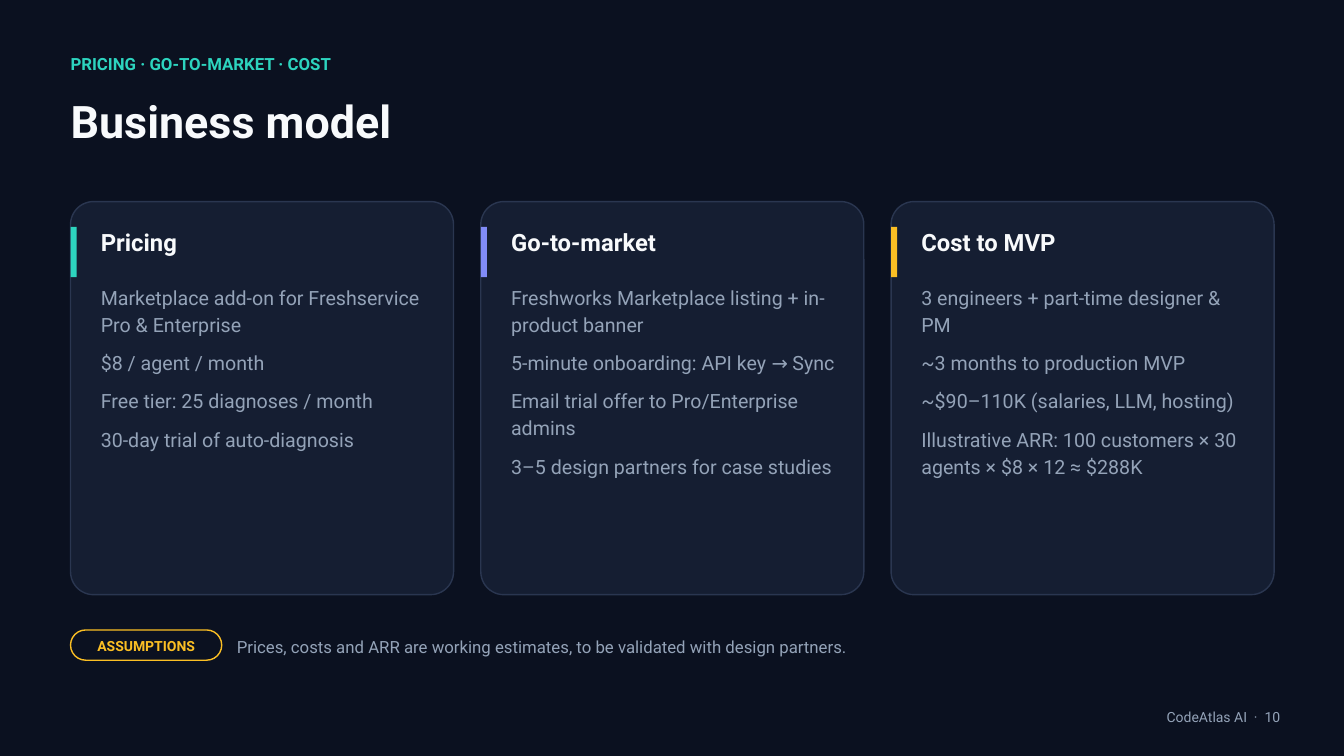
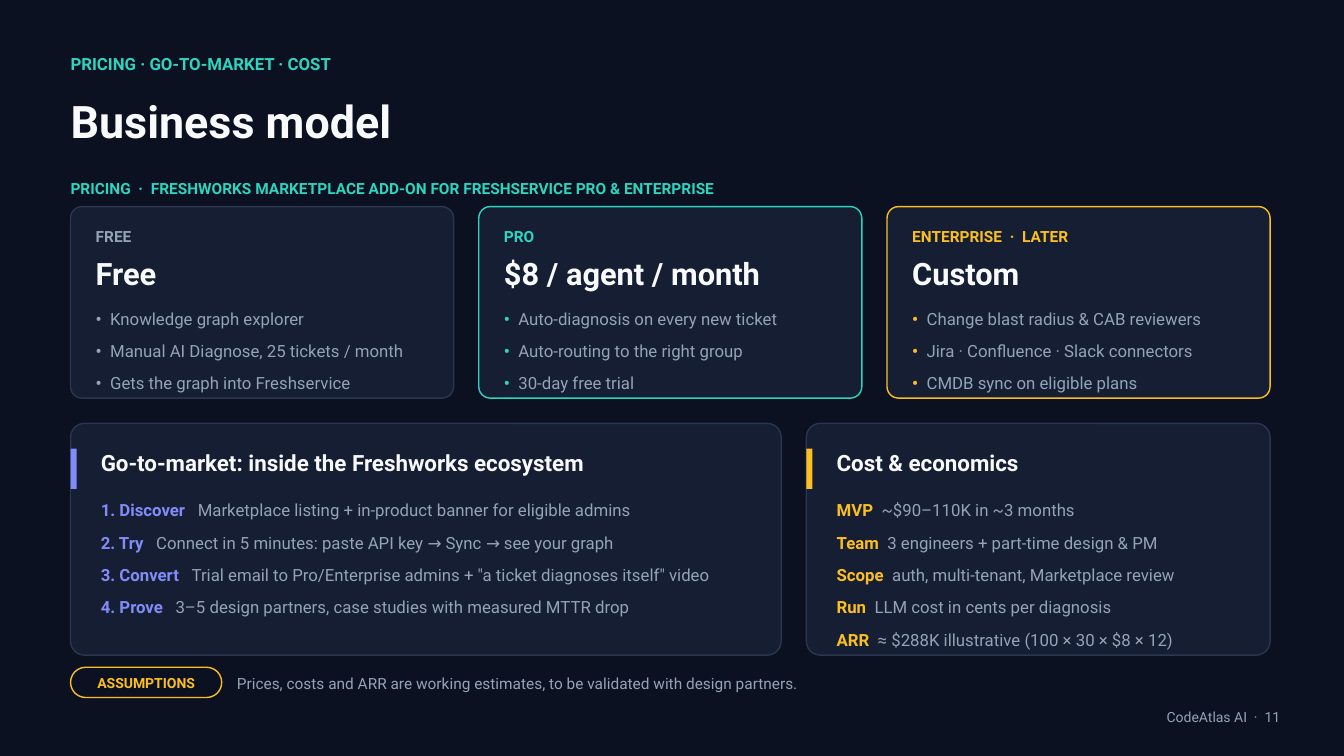
Before and after one commit to pavankumarh14/CodeAtlas-AI, a slide deck: slide 11 of docs/CodeAtlas-AI-Pitch-Deck.pptx (slide 10 before the commit). Drawn at 1344x756 pixels with LibreOffice and Linux fonts; fonts in the diff are those of the drawing. Boxes give left, top, right and bottom in pixels: in the first picture for what was removed or moved away, otherwise in the second. Text is boxed around its words. In the diff, an @@ line names an element or a change of style, - is before the commit and + after.

```diff
--- a/docs/CodeAtlas-AI-Pitch-Deck.pptx
+++ b/docs/CodeAtlas-AI-Pitch-Deck.pptx
@@ rounded rectangle: place and size @@
-rounded rectangle at [71, 202, 454, 595]
+rounded rectangle at [71, 207, 454, 398]
@@ text added at [71, 183, 714, 194], 11 pt, text #2DD4BF, bold @@
+PRICING · FRESHWORKS MARKETPLACE ADD-ON FOR FRESHSERVICE PRO & ENTERPRISE
@@ rounded rectangle added at [479, 207, 862, 398], fill #151E32, outline #2DD4BF 1 pt @@
@@ rounded rectangle removed at [481, 202, 864, 595] @@
@@ rounded rectangle added at [887, 207, 1270, 398], fill #151E32, outline #FBBF24 1 pt @@
@@ rectangle removed at [71, 227, 77, 277] @@
@@ text at [96, 231, 132, 242]: text changed; size 17 to 11 pt; text colour #F8FAFC to #94A3B8 @@
-Pricing
+FREE
@@ text at [504, 231, 534, 242]: text changed; size 17 to 11 pt; text colour #F8FAFC to #2DD4BF @@
-Go-to-market
+PRO
@@ text at [912, 231, 1068, 242]: text changed; size 17 to 11 pt; text colour #F8FAFC to #FBBF24 @@
-Cost to MVP
+ENTERPRISE · LATER
@@ text at [96, 263, 157, 286]: text changed; size 14 to 22 pt; text colour #94A3B8 to #F8FAFC; bold on @@
-Marketplace add-on for Freshservice Pro & Enterprise
-$8 / agent / month
-Free tier: 25 diagnoses / month
-30-day trial of auto-diagnosis
+Free
@@ text added at [504, 259, 760, 292], 22 pt, text #F8FAFC, bold @@
+$8 / agent / month
@@ text added at [912, 262, 1019, 286], 22 pt, text #F8FAFC, bold @@
+Custom
@@ text removed at [921, 290, 1236, 478] @@
-3 engineers + part-time designer & PM
-~3 months to production MVP
-~$90–110K (salaries, LLM, hosting)
-Illustrative ARR: 100 customers × 30 agents × $8 × 12 ≈ $288K
@@ text added at [110, 312, 403, 393], 12 pt, text #94A3B8 @@
+• Knowledge graph explorer
+• Manual AI Diagnose, 25 tickets / month
+• Gets the graph into Freshservice
@@ text added at [518, 312, 777, 393], 12 pt, text #94A3B8 @@
+• Auto-diagnosis on every new ticket
+• Auto-routing to the right group
+• 30-day free trial
@@ text added at [927, 312, 1201, 393], 12 pt, text #94A3B8 @@
+• Change blast radius & CAB reviewers
+• Jira · Confluence · Slack connectors
+• CMDB sync on eligible plans
@@ rectangle: place and size @@
-rectangle at [481, 227, 487, 277]
+rectangle at [71, 449, 77, 489]
@@ rounded rectangle added at [71, 423, 781, 655], fill #151E32, outline #2A3650 1 pt @@
@@ rounded rectangle: place and size @@
-rounded rectangle at [891, 202, 1274, 595]
+rounded rectangle at [807, 423, 1270, 655]
@@ rectangle: place and size @@
-rectangle at [891, 227, 897, 277]
+rectangle at [807, 449, 813, 489]
@@ text added at [101, 454, 583, 476], 16 pt, text #F8FAFC, bold @@
+Go-to-market: inside the Freshworks ecosystem
@@ text added at [837, 454, 1019, 472], 16 pt, text #F8FAFC, bold @@
+Cost & economics
@@ text at [101, 503, 709, 617]: text changed; size 14 to 12 pt @@
-Freshworks Marketplace listing + in-product banner
-5-minute onboarding: API key → Sync
-Email trial offer to Pro/Enterprise admins
-3–5 design partners for case studies
+1. Discover Marketplace listing + in-product banner for eligible admins
+2. Try Connect in 5 minutes: paste API key → Sync → see your graph
+3. Convert Trial email to Pro/Enterprise admins + "a ticket diagnoses itself" video
+4. Prove 3–5 design partners, case studies with measured MTTR drop
@@ text added at [837, 502, 1174, 650], 12 pt, text #94A3B8 @@
+MVP ~$90–110K in ~3 months
+Team 3 engineers + part-time design & PM
+Scope auth, multi-tenant, Marketplace review
+Run LLM cost in cents per diagnosis
+ARR ≈ $288K illustrative (100 × 30 × $8 × 12)
@@ text "ASSUMPTIONS": place and size @@
-text "ASSUMPTIONS" at [97, 641, 195, 651]
+text "ASSUMPTIONS" at [97, 678, 195, 688]
@@ rounded rectangle: place and size @@
-rounded rectangle at [71, 630, 222, 660]
+rounded rectangle at [71, 667, 222, 698]
@@ text "Prices, costs and ARR are ...": place and size @@
-text "Prices, costs and ARR are ..." at [237, 640, 846, 657]
+text "Prices, costs and ARR are ..." at [237, 677, 798, 692]
@@ text "Prices, costs and ARR are ..." at [237, 677, 798, 692]: size 12 to 11 pt @@
@@ text at [1167, 711, 1281, 722]: text changed @@
-CodeAtlas AI · 10
+CodeAtlas AI · 11
```
Also in this commit, not shown: 4 other slides changed, 1 slide added, 1 other file.
